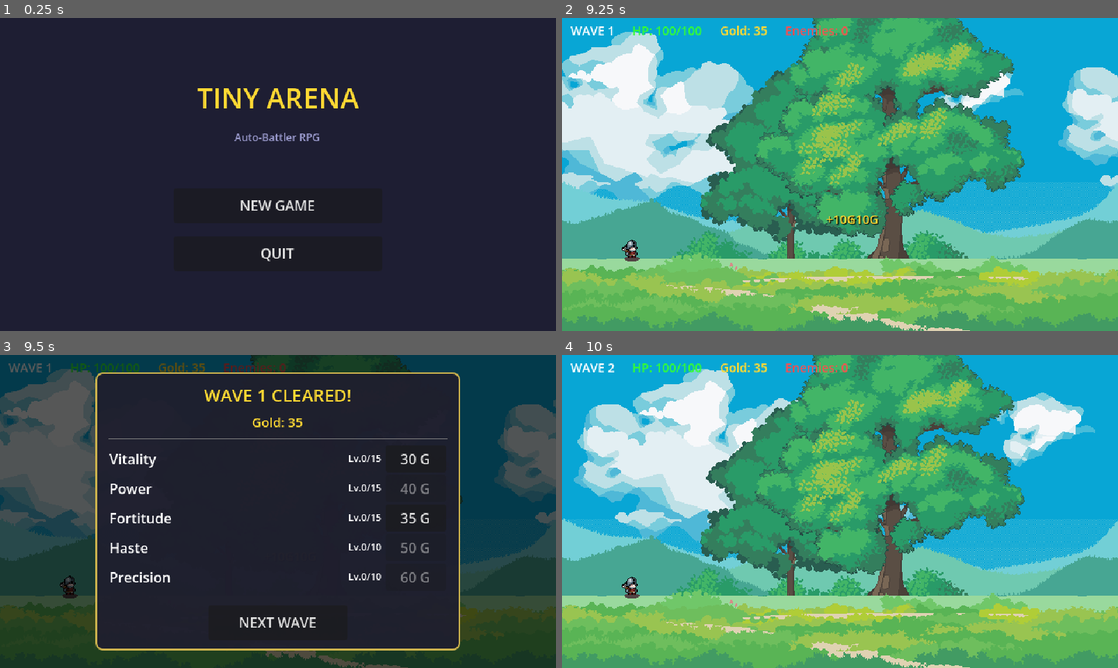
Above: before the commit, frames 1-4 (two rows, left to right).
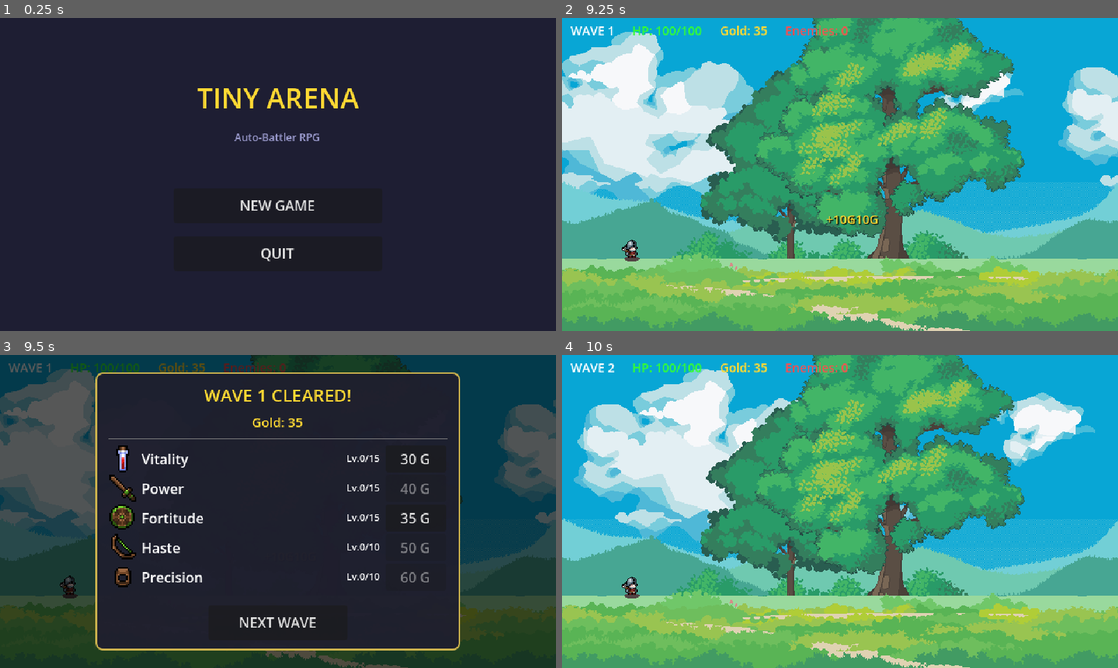
Above: after the commit, the same moments.

Repository: Amerta1090/Tiny-Arena
Game: Godot game, scene res://scenes/main_menu.tscn
The game is run twice, just before and just after one commit, with the same random seed, the same clock (stepped at 60 frames per second) and the same inputs.
Inputs:
- Up to frame 1 (0.25 s): no input
- Up to frame 2 (9.25 s): click "NEW GAME" at 0.5 s
- Up to frame 3 (9.5 s): no input
- Up to frame 4 (10 s): click "NEXT WAVE" at 9.5 s

Frames 1-2 are identical in both runs. In frame 3, 2.6% of the frame differs, in the area x 19-69%, y 28-75%; in frame 4, nothing differs.

Commit message:
feat: add upgrade icons and background music
- 8 Kyrise 16x16 icons for upgrades (CC BY 4.0)
- 3 dancramp 8-bit music tracks: battle, shop, menu (CC0)
- AudioManager BGM system with crossfade
- Shop UI displays upgrade icons
- Music triggers: menu on main menu, battle on combat, shop on upgrade screen

Diff:
--- a/resources/upgrade_data/skill_pierce.tres
+++ b/resources/upgrade_data/skill_pierce.tres
@@ -1,12 +1,14 @@
-[gd_resource type="Resource" script_class="UpgradeData" load_steps=2 format=3]
+[gd_resource type="Resource" script_class="UpgradeData" load_steps=3 format=3]
 
 [ext_resource type="Script" path="res://resources/upgrade_data/upgrade_data.gd" id="1"]
+[ext_resource type="Texture2D" path="res://assets/icons/pierce.png" id="2"]
 
 [resource]
 script = ExtResource("1")
 id = &"skill_pierce"
 display_name = "Pierce Arrow"
 description = "Arrows pierce through 1 additional enemy"
+icon = ExtResource("2")
 is_skill = true
 required_wave = 5
 cost_base = 200
--- a/resources/upgrade_data/skill_poison.tres
+++ b/resources/upgrade_data/skill_poison.tres
@@ -1,12 +1,14 @@
-[gd_resource type="Resource" script_class="UpgradeData" load_steps=2 format=3]
+[gd_resource type="Resource" script_class="UpgradeData" load_steps=3 format=3]
 
 [ext_resource type="Script" path="res://resources/upgrade_data/upgrade_data.gd" id="1"]
+[ext_resource type="Texture2D" path="res://assets/icons/poison.png" id="2"]
 
 [resource]
 script = ExtResource("1")
 id = &"skill_poison"
 display_name = "Poison Tip"
 description = "Attacks deal 3 DoT for 3 seconds"
+icon = ExtResource("2")
 is_skill = true
 required_wave = 15
 cost_base = 400
--- a/resources/upgrade_data/skill_rapid_fire.tres
+++ b/resources/upgrade_data/skill_rapid_fire.tres
@@ -1,12 +1,14 @@
-[gd_resource type="Resource" script_class="UpgradeData" load_steps=2 format=3]
+[gd_resource type="Resource" script_class="UpgradeData" load_steps=3 format=3]
 
 [ext_resource type="Script" path="res://resources/upgrade_data/upgrade_data.gd" id="1"]
+[ext_resource type="Texture2D" path="res://assets/icons/rapid_fire.png" id="2"]
 
 [resource]
 script = ExtResource("1")
 id = &"skill_rapid_fire"
 display_name = "Rapid Fire"
 description = "+30% Attack Speed"
+icon = ExtResource("2")
 is_skill = true
 required_wave = 10
 cost_base = 300
--- a/resources/upgrade_data/upgrade_atk.tres
+++ b/resources/upgrade_data/upgrade_atk.tres
@@ -1,12 +1,14 @@
-[gd_resource type="Resource" script_class="UpgradeData" load_steps=2 format=3]
+[gd_resource type="Resource" script_class="UpgradeData" load_steps=3 format=3]
 
 [ext_resource type="Script" path="res://resources/upgrade_data/upgrade_data.gd" id="1"]
+[ext_resource type="Texture2D" path="res://assets/icons/atk.png" id="2"]
 
 [resource]
 script = ExtResource("1")
 id = &"upgrade_atk"
 display_name = "Power"
 description = "+5 Attack per level"
+icon = ExtResource("2")
 is_skill = false
 required_wave = 0
 cost_base = 40
--- a/resources/upgrade_data/upgrade_atk_speed.tres
+++ b/resources/upgrade_data/upgrade_atk_speed.tres
@@ -1,12 +1,14 @@
-[gd_resource type="Resource" script_class="UpgradeData" load_steps=2 format=3]
+[gd_resource type="Resource" script_class="UpgradeData" load_steps=3 format=3]
 
 [ext_resource type="Script" path="res://resources/upgrade_data/upgrade_data.gd" id="1"]
+[ext_resource type="Texture2D" path="res://assets/icons/atk_speed.png" id="2"]
 
 [resource]
 script = ExtResource("1")
 id = &"upgrade_atk_speed"
 display_name = "Haste"
 description = "+0.08 Attack Speed per level"
+icon = ExtResource("2")
 is_skill = false
 required_wave = 0
 cost_base = 50
--- a/resources/upgrade_data/upgrade_crit.tres
+++ b/resources/upgrade_data/upgrade_crit.tres
@@ -1,12 +1,14 @@
-[gd_resource type="Resource" script_class="UpgradeData" load_steps=2 format=3]
+[gd_resource type="Resource" script_class="UpgradeData" load_steps=3 format=3]
 
 [ext_resource type="Script" path="res://resources/upgrade_data/upgrade_data.gd" id="1"]
+[ext_resource type="Texture2D" path="res://assets/icons/crit.png" id="2"]
 
 [resource]
 script = ExtResource("1")
 id = &"upgrade_crit"
 display_name = "Precision"
 description = "+3% Critical Chance per level"
+icon = ExtResource("2")
 is_skill = false
 required_wave = 0
 cost_base = 60
--- a/resources/upgrade_data/upgrade_def.tres
+++ b/resources/upgrade_data/upgrade_def.tres
@@ -1,12 +1,14 @@
-[gd_resource type="Resource" script_class="UpgradeData" load_steps=2 format=3]
+[gd_resource type="Resource" script_class="UpgradeData" load_steps=3 format=3]
 
 [ext_resource type="Script" path="res://resources/upgrade_data/upgrade_data.gd" id="1"]
+[ext_resource type="Texture2D" path="res://assets/icons/def.png" id="2"]
 
 [resource]
 script = ExtResource("1")
 id = &"upgrade_def"
 display_name = "Fortitude"
 description = "+3 Defense per level"
+icon = ExtResource("2")
 is_skill = false
 required_wave = 0
 cost_base = 35
--- a/resources/upgrade_data/upgrade_hp.tres
+++ b/resources/upgrade_data/upgrade_hp.tres
@@ -1,12 +1,14 @@
-[gd_resource type="Resource" script_class="UpgradeData" load_steps=2 format=3]
+[gd_resource type="Resource" script_class="UpgradeData" load_steps=3 format=3]
 
 [ext_resource type="Script" path="res://resources/upgrade_data/upgrade_data.gd" id="1"]
+[ext_resource type="Texture2D" path="res://assets/icons/hp.png" id="2"]
 
 [resource]
 script = ExtResource("1")
 id = &"upgrade_hp"
 display_name = "Vitality"
 description = "+15 Max HP per level"
+icon = ExtResource("2")
 is_skill = false
 required_wave = 0
 cost_base = 30
--- a/scenes/battle_scene_script.gd
+++ b/scenes/battle_scene_script.gd
@@ -11,6 +11,7 @@
 var shop_visible: bool = false
 
 func _ready() -> void:
+	AudioManager.play_music(AudioManager.music_battle)
 	battle_manager = $BattleManager
 	wave_spawner = $WaveSpawner
 	battle_manager.battle_won.connect(_on_battle_won)
@@ -44,6 +45,7 @@
 	]
 
 func _open_shop() -> void:
+	AudioManager.play_music(AudioManager.music_shop)
 	shop_visible = true
 	_build_shop_ui()
 
@@ -128,6 +130,15 @@
 			continue
 
 		var row := HBoxContainer.new()
+		row.add_theme_constant_override("separation", 6)
+
+		if upgrade.icon:
+			var icon_rect := TextureRect.new()
+			icon_rect.texture = upgrade.icon
+			icon_rect.custom_minimum_size = Vector2(16, 16)
+			icon_rect.expand_mode = TextureRect.EXPAND_FIT_WIDTH_PROPORTIONAL
+			icon_rect.stretch_mode = TextureRect.STRETCH_KEEP_ASPECT_CENTERED
+			row.add_child(icon_rect)
 
 		var name_label := Label.new()
 		name_label.text = upgrade.display_name
@@ -188,4 +199,5 @@
 
 func _on_next_wave_pressed() -> void:
 	AudioManager.play_ui_click()
+	AudioManager.play_music(AudioManager.music_battle)
 	get_tree().change_scene_to_file("res://scenes/battle.tscn")
--- a/scenes/main_menu.gd
+++ b/scenes/main_menu.gd
@@ -5,6 +5,7 @@
 @onready var quit_button: Button = %QuitButton
 
 func _ready() -> void:
+	AudioManager.play_music(AudioManager.music_menu)
 	start_button.pressed.connect(_on_start_pressed)
 	continue_button.pressed.connect(_on_continue_pressed)
 	quit_button.pressed.connect(_on_quit_pressed)
--- a/scripts/autoload/audio_manager.gd
+++ b/scripts/autoload/audio_manager.gd
@@ -13,12 +13,69 @@
 var sfx_wave_complete: AudioStream = preload("res://assets/audio/sfx/wave_complete.ogg")
 var sfx_purchase: AudioStream = preload("res://assets/audio/sfx/purchase.ogg")
 
+var music_menu: AudioStream = preload("res://assets/audio/music/menu.ogg")
+var music_battle: AudioStream = preload("res://assets/audio/music/battle.ogg")
+var music_shop: AudioStream = preload("res://assets/audio/music/shop.ogg")
+
+var _music_a: AudioStreamPlayer
+var _music_b: AudioStreamPlayer
+var _active_music: AudioStreamPlayer
+var _inactive_music: AudioStreamPlayer
+var _current_track: AudioStream = null
+
+const FADE_DURATION: float = 0.5
+
 func _ready() -> void:
 	for i in MAX_SFX_PLAYERS:
 		var player := AudioStreamPlayer.new()
 		player.bus = "Master"
 		add_child(player)
 		_sfx_players.append(player)
+
+	_music_a = AudioStreamPlayer.new()
+	_music_a.bus = "Master"
+	add_child(_music_a)
+
+	_music_b = AudioStreamPlayer.new()
+	_music_b.bus = "Master"
+	add_child(_music_b)
+
+	_active_music = _music_a
+	_inactive_music = _music_b
+
+func _process(delta: float) -> void:
+	if _active_music.playing:
+		_active_music.volume_db = linear_to_db(music_volume)
+	if _inactive_music.playing:
+		var vol := _inactive_music.volume_db - delta * (80.0 / FADE_DURATION)
+		if vol <= -80.0:
+			_inactive_music.stop()
+			_inactive_music.volume_db = linear_to_db(music_volume)
+		else:
+			_inactive_music.volume_db = vol
+
+func play_music(track: AudioStream, fade_time: float = FADE_DURATION) -> void:
+	if track == _current_track and _active_music.playing:
+		return
+	_current_track = track
+	# Swap active/inactive
+	var temp := _active_music
+	_active_music = _inactive_music
+	_inactive_music = temp
+	# Start new track
+	_active_music.stream = track
+	_active_music.volume_db = linear_to_db(music_volume)
+	_active_music.play()
+	# Fade out old track handled in _process
+
+func stop_music(fade_time: float = FADE_DURATION) -> void:
+	_current_track = null
+	# Let _process fade out active track
+	if _active_music.playing:
+		# Swap so _process fades the now-inactive one
+		var temp := _active_music
+		_active_music = _inactive_music
+		_inactive_music = temp
 
 func play_sfx(stream: AudioStream, volume_db: float = 0.0) -> void:
 	if not stream:
Binary file added: assets/icons/atk.png
Binary file added: assets/icons/atk_speed.png
Binary file added: assets/icons/crit.png
Binary file added: assets/icons/def.png
Binary file added: assets/icons/hp.png
Binary file added: assets/icons/pierce.png
Binary file added: assets/icons/poison.png
Binary file added: assets/icons/rapid_fire.png
Not shown, added: assets/audio/music/battle.ogg
Not shown, added: assets/audio/music/menu.ogg
Not shown, added: assets/audio/music/shop.ogg
